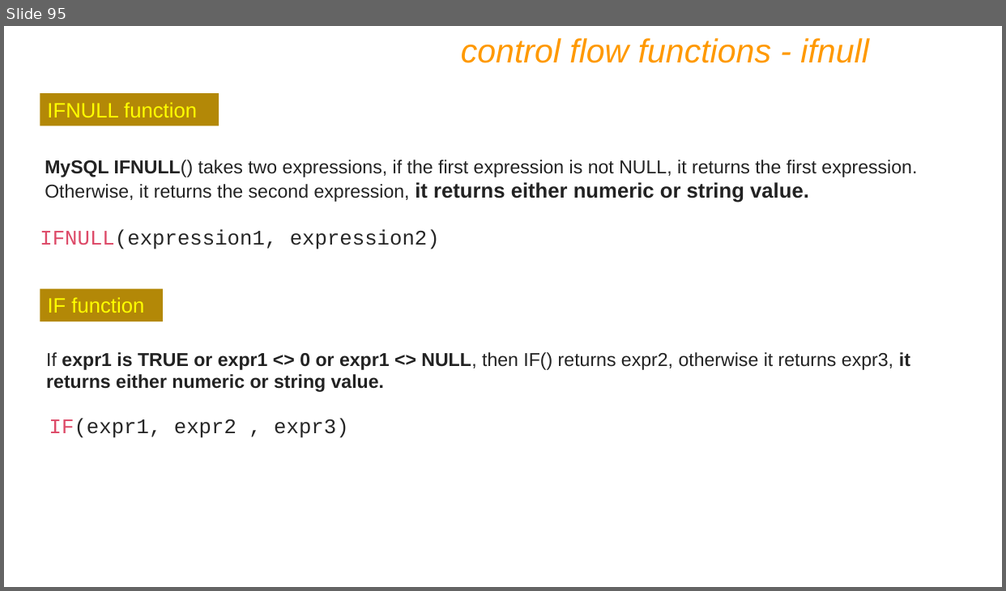
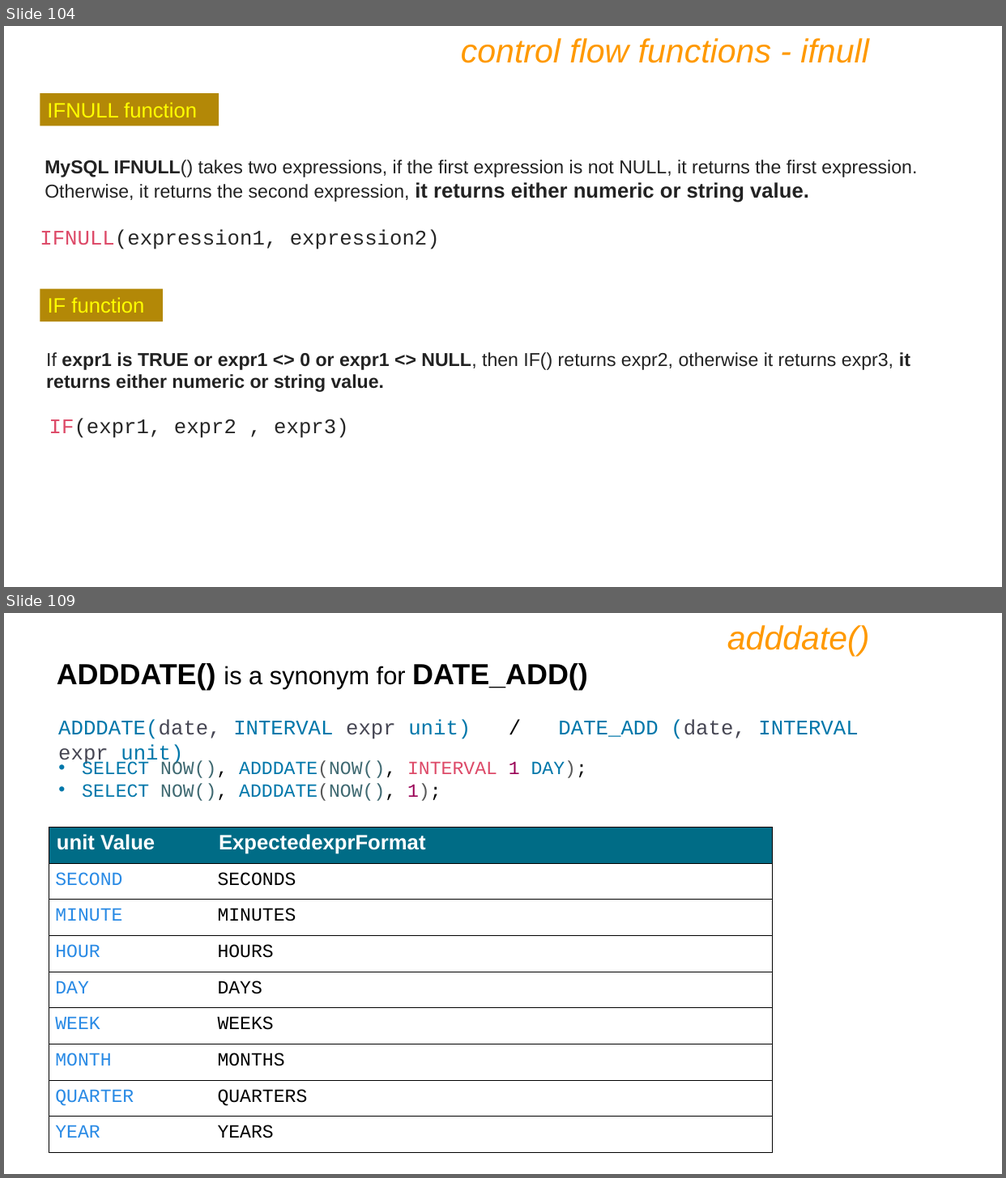
Before and after one commit to prashantbandgar/DBT_notes, a slide deck: IET MySQL PPT Ver9.pptx. Shown one above the other, each under a label of ours: slide 95 before the commit, slides 104 and 109 after it; the slides between them are not shown. The pictures are 1006x591 and 1006x1178 pixels, drawn with LibreOffice and Linux fonts; fonts in the diff are those of the drawing. Boxes give left, top, right and bottom in pixels: in the first picture for what was removed or moved away, otherwise in the second. Text is boxed around its words. In the diff, an @@ line names an element or a change of style, - is before the commit and + after.

```diff
--- a/IET MySQL PPT Ver9.pptx
+++ b/IET MySQL PPT Ver9.pptx
@@ slide 109 added at [4,613,1002,1174], background #FFFFFF @@
@@ text added at [727,625,870,656], 32 pt, text #FF9900, italic @@
+adddate()
@@ text added at [57,663,588,690], 28 pt, text #000000, bold @@
+ADDDATE() is a synonym for DATE_ADD()
@@ text added at [58,719,858,739], 20 pt, text #0077AA @@
+ADDDATE(date, INTERVAL expr unit) / DATE_ADD (date, INTERVAL expr unit)
@@ text added at [82,760,587,801], 18 pt, text #0077AA @@
+• SELECT NOW(), ADDDATE(NOW(), INTERVAL 1 DAY);
+• SELECT NOW(), ADDDATE(NOW(), 1);
@@ table added at [49,827,773,1152], 9 rows, 2 columns @@
+unit Value | ExpectedexprFormat
+SECOND | SECONDS
+MINUTE | MINUTES
+HOUR | HOURS
+DAY | DAYS
+WEEK | WEEKS
+MONTH | MONTHS
+QUARTER | QUARTERS
+YEAR | YEARS
@@ what was slide 95 is now slide 104 @@
```
Also in this commit, not shown: 4 slides changed, 83 other slides added.
